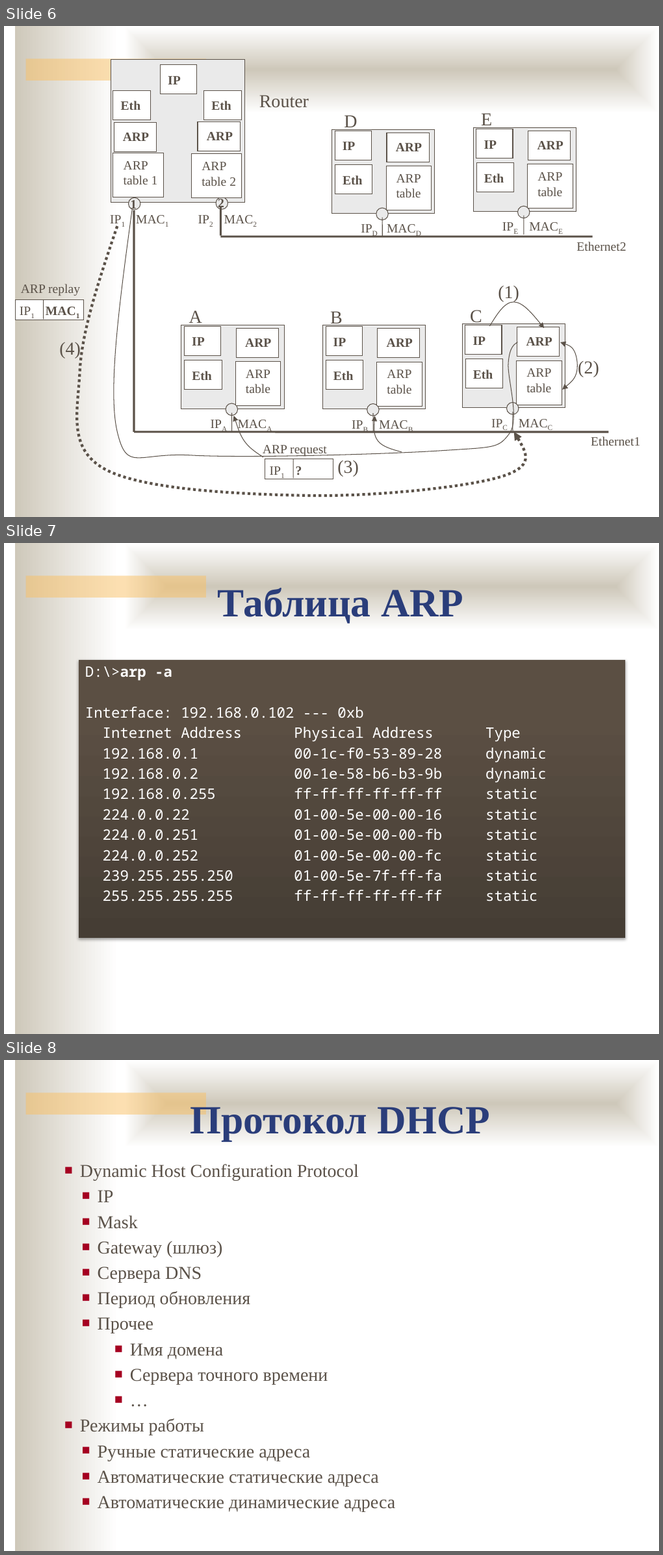
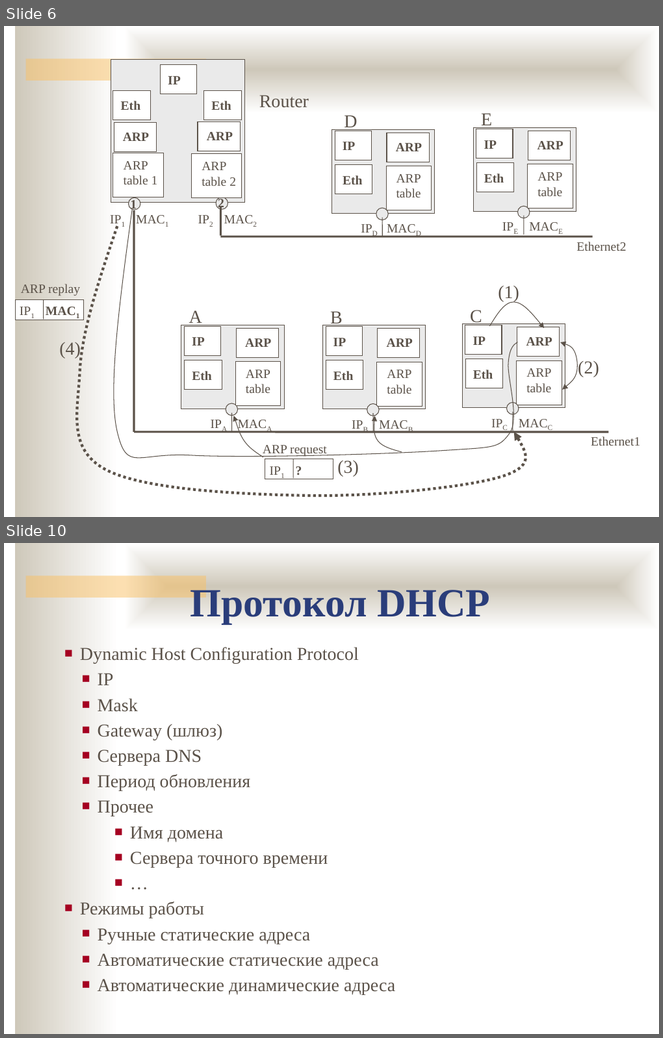
Before and after one commit to ukoloff/nets, a slide deck: 10.pptx. Shown one above the other, each under a label of ours: slides 6, 7 and 8 before the commit, slides 6 and 10 after it; the slides between them are not shown. The pictures are 663x1555 and 663x1038 pixels, drawn with LibreOffice and Linux fonts; fonts in the diff are those of the drawing; background and template pictures are left out. Boxes give left, top, right and bottom in pixels: in the first picture for what was removed or moved away, otherwise in the second. Text is boxed around its words. In the diff, an @@ line names an element or a change of style, - is before the commit and + after.

```diff
--- a/10.pptx
+++ b/10.pptx
@@ slide 7 removed at [4,543,659,1034], background #FFFFFF; not listed: 3 template elements that a slide beside it also shows @@
@@ text removed at [218,588,464,624] @@
-Таблица ARP
@@ rectangle removed at [79,659,626,938] @@
-D:\>arp -a
-Interface: 192.168.0.102 --- 0xb
-Internet Address Physical Address Type
-192.168.0.1 00-1c-f0-53-89-28 dynamic
-192.168.0.2 00-1e-58-b6-b3-9b dynamic
-192.168.0.255 ff-ff-ff-ff-ff-ff static
-224.0.0.22 01-00-5e-00-00-16 static
-224.0.0.251 01-00-5e-00-00-fb static
-224.0.0.252 01-00-5e-00-00-fc static
-239.255.255.250 01-00-5e-7f-ff-fa static
-255.255.255.255 ff-ff-ff-ff-ff-ff static
@@ what was slide 8 is now slide 10 @@
```
Also in this commit, not shown: 2 slides changed, 3 slides added.
